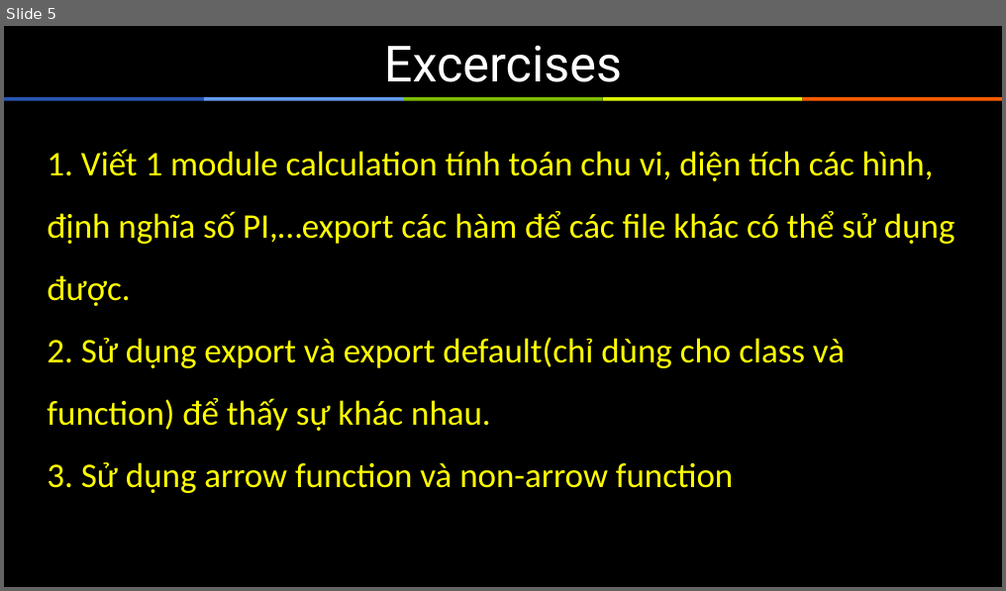
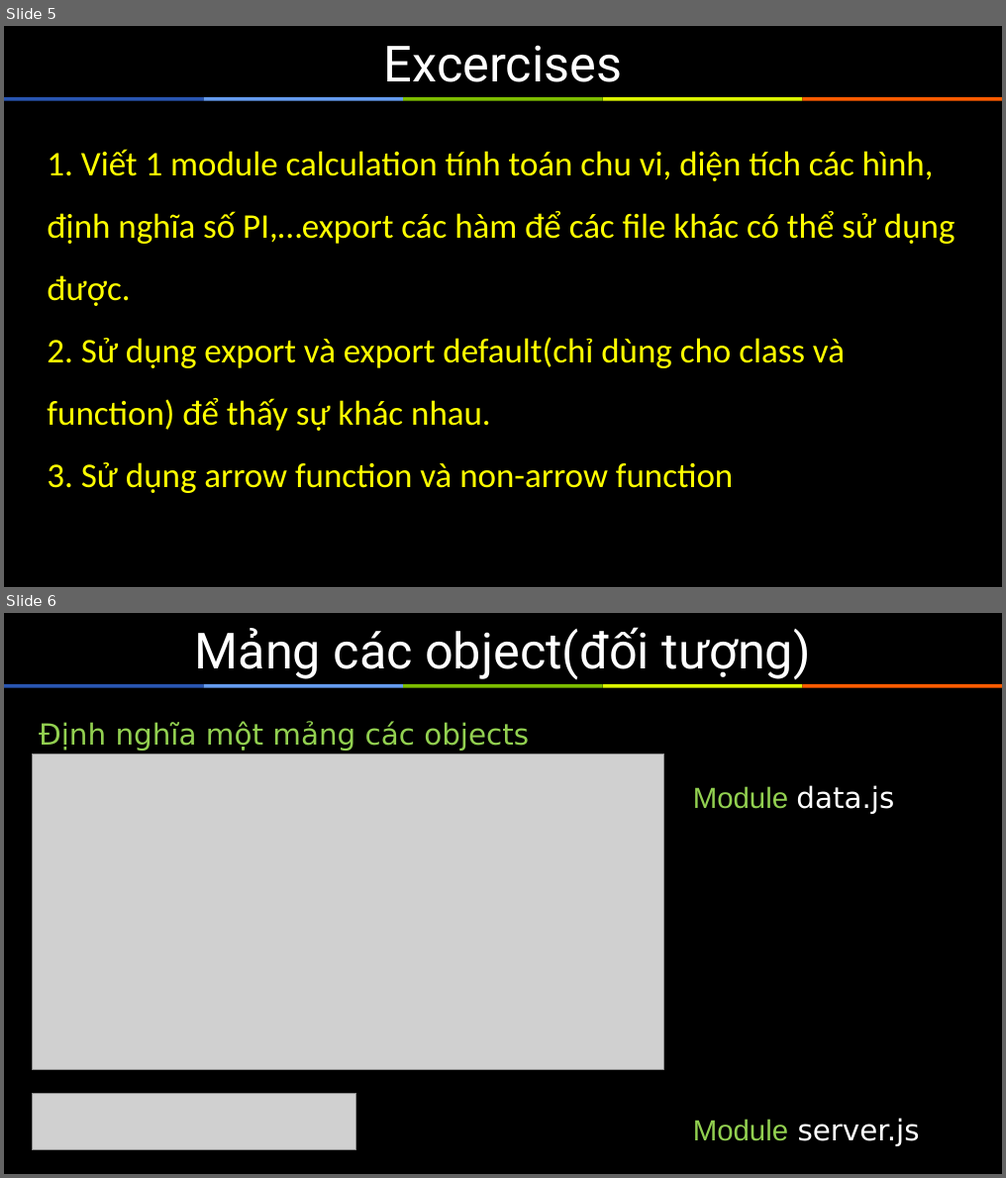
Before and after one commit to sunlight3d/ThucTapNodejsTechmaster, a slide deck: Documents/ThuctapNodejs2.pptx. Shown one above the other, each under a label of ours: slide 5 before the commit, slides 5 and 6 after it. The pictures are 1006x591 and 1006x1178 pixels, drawn with LibreOffice and Linux fonts; fonts in the diff are those of the drawing; grey boxes stand for pictures. Boxes give left, top, right and bottom in pixels: in the first picture for what was removed or moved away, otherwise in the second. Text is boxed around its words. In the diff, an @@ line names an element or a change of style, - is before the commit and + after.

```diff
--- a/Documents/ThuctapNodejs2.pptx
+++ b/Documents/ThuctapNodejs2.pptx
@@ slide 6 added at [4, 613, 1002, 1174], background #000000; not listed: 5 template elements that a slide beside it also shows @@
@@ title added at [195, 627, 811, 679], 36 pt, text #FFFFFF @@
+Mảng các object(đối tượng)
@@ text added at [39, 722, 529, 751], 21 pt, text #92D050 @@
+Định nghĩa một mảng các objects
@@ picture added at [32, 754, 663, 1069] @@
@@ text added at [693, 785, 894, 814], 21 pt, text #FFFFFF @@
+Module data.js
@@ picture added at [32, 1093, 356, 1150] @@
@@ text added at [693, 1118, 920, 1147], 21 pt, text #FFFFFF @@
+Module server.js
```
Also in this commit, not shown: 1 other slide added.
